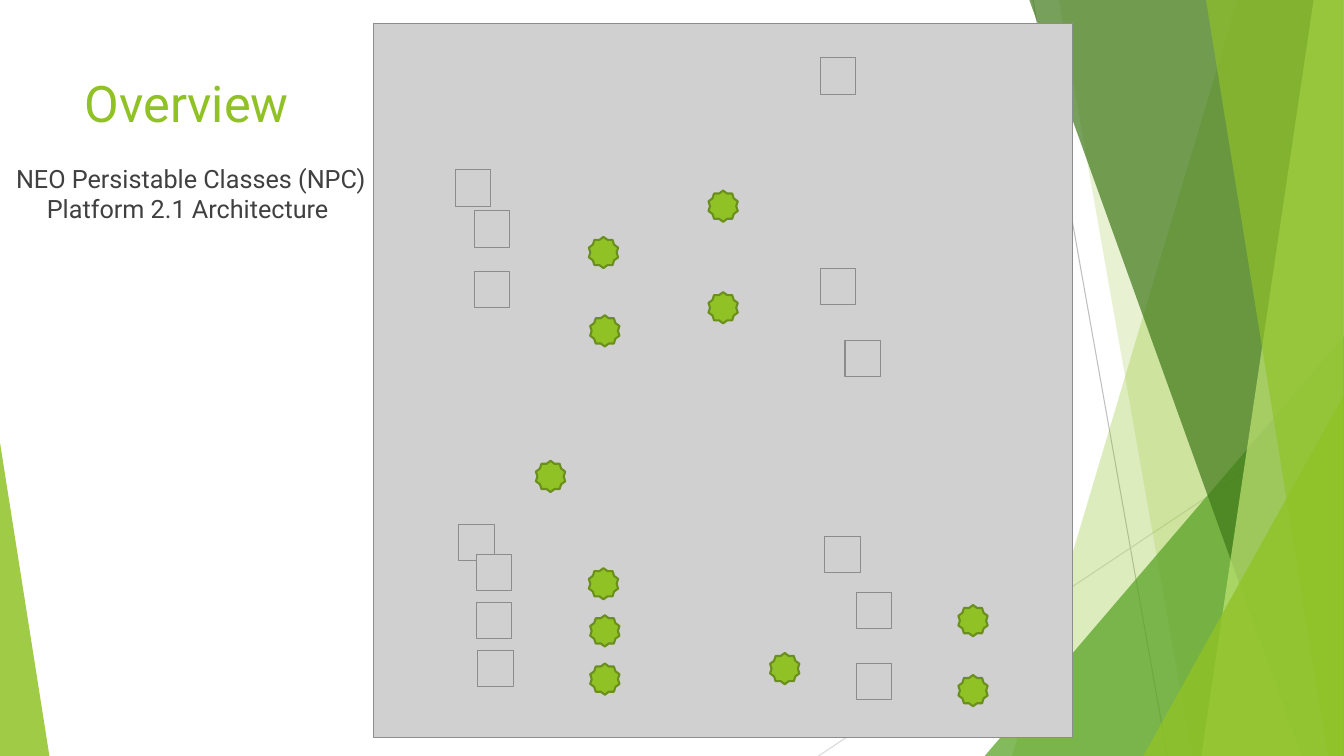
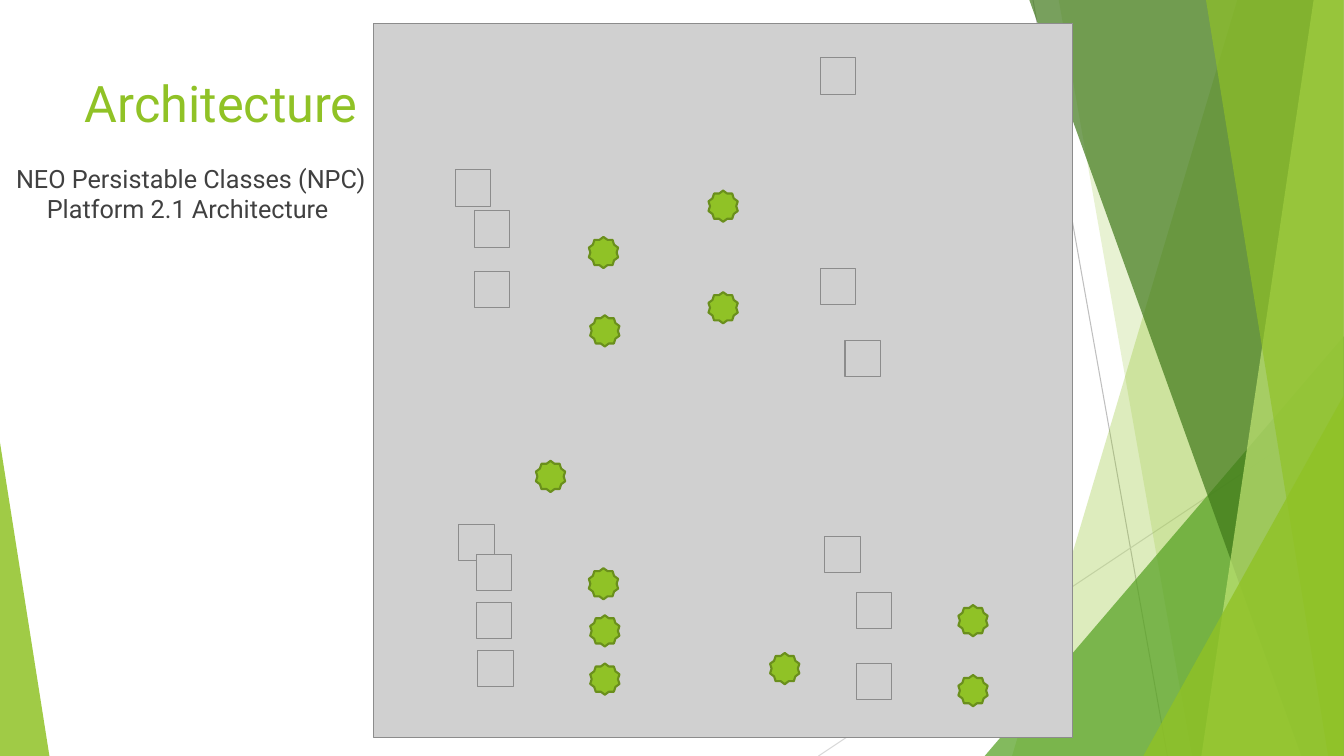
Before and after one commit to mwherman2000/neo-npcc2, a slide deck: slide 4 of Docs/NEO Persistable Classes Platform 2.1 Overview v0.1-Recording.pptx. Drawn at 1344x756 pixels with LibreOffice and Linux fonts; fonts in the diff are those of the drawing; grey boxes stand for pictures. Boxes give left, top, right and bottom in pixels: in the first picture for what was removed or moved away, otherwise in the second. Text is boxed around its words. In the diff, an @@ line names an element or a change of style, - is before the commit and + after.

```diff
--- a/Docs/NEO Persistable Classes Platform 2.1 Overview v0.1-Recording.pptx
+++ b/Docs/NEO Persistable Classes Platform 2.1 Overview v0.1-Recording.pptx
@@ title at (85, 84, 358, 123): text changed @@
-Overview
+Architecture
```
Also in this commit, not shown: 4 other slides changed, 2 slides added, 26 other files.
